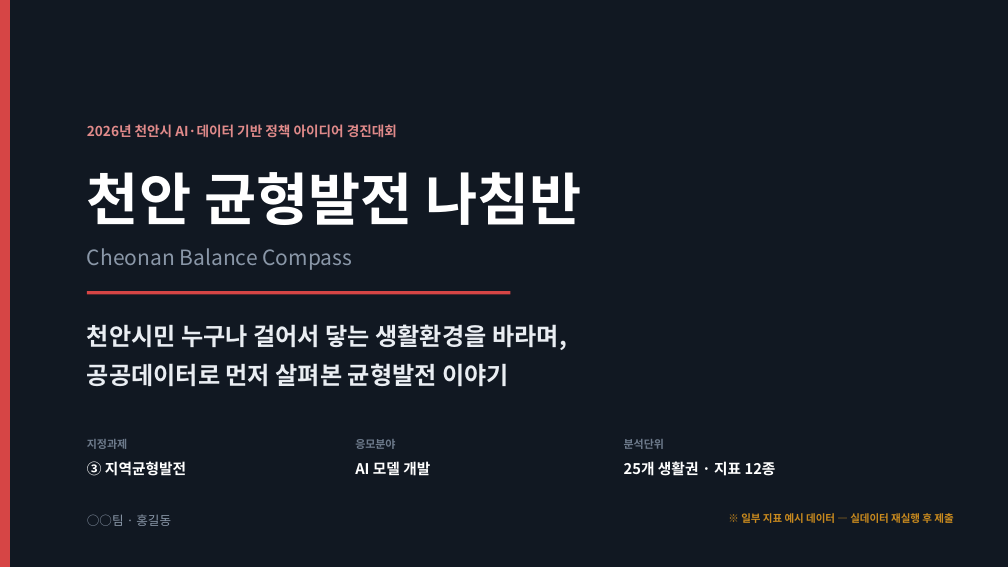
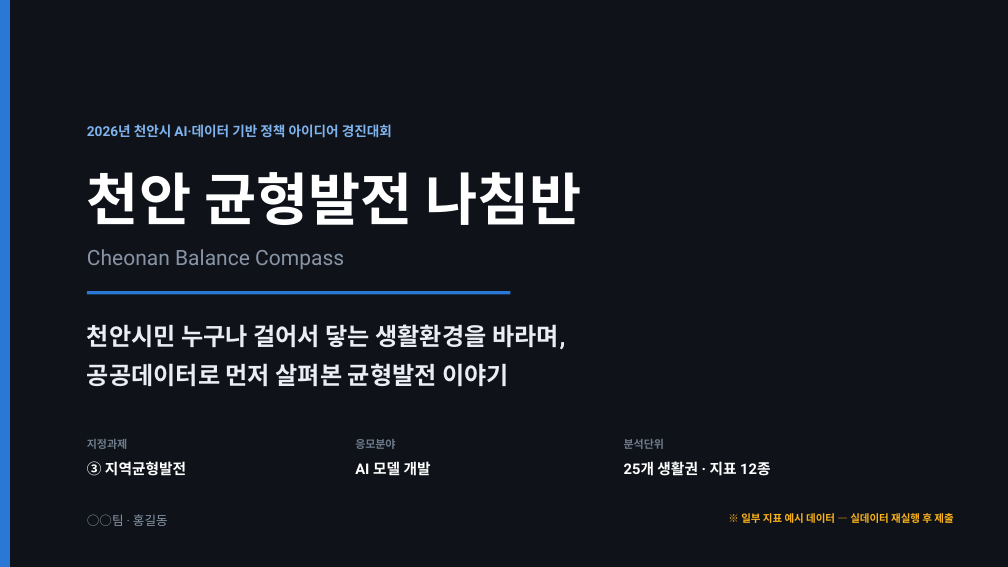
Before and after one commit to BioCode67/2026-AI-, a slide deck: slide 1 of deliverables/기획서_천안균형발전나침반_CBC.pptx. Drawn at 1008x567 pixels with LibreOffice and Linux fonts; fonts in the diff are those of the drawing. Boxes give left, top, right and bottom in pixels: in the first picture for what was removed or moved away, otherwise in the second. Text is boxed around its words. In the diff, an @@ line names an element or a change of style, - is before the commit and + after.

```diff
--- a/deliverables/기획서_천안균형발전나침반_CBC.pptx
+++ b/deliverables/기획서_천안균형발전나침반_CBC.pptx
@@ rectangle at (x1=0, y1=0, x2=1008, y2=567): fill #111822 to #0F1319 @@
@@ rectangle at (x1=0, y1=0, x2=10, y2=567): fill #D64545 to #2A78D6 @@
@@ text "2026년 천안시 AI·데이터 기반 정책 ..." at (x1=87, y1=124, x2=392, y2=138): font Noto Sans CJK KR to Roboto, text colour #E08A8A to #7FB3EE @@
@@ text "Cheonan Balance Compass" at (x1=87, y1=249, x2=344, y2=269): font Noto Sans CJK KR to Roboto, text colour #8A97A8 to #8894A6 @@
@@ rectangle at (x1=87, y1=291, x2=510, y2=294): fill #D64545 to #2A78D6 @@
@@ text "천안시민 누구나 걸어서 닿는 생활환경을 ..." at (x1=87, y1=324, x2=565, y2=386): font Noto Sans CJK KR to Roboto, text colour #E9EDF2 to #EAEEF4 @@
@@ font Noto Sans CJK KR to Roboto in 3 elements at (x1=355, y1=461, x2=431, y2=476), (x1=624, y1=461, x2=770, y2=476), (x1=87, y1=514, x2=168, y2=526) @@
@@ text "※ 일부 지표 예시 데이터 ..." at (x1=741, y1=513, x2=953, y2=523): font Noto Sans CJK KR to Roboto, text colour #C98A1E to #FAB219 @@
```
Also in this commit, not shown: 20 other slides changed, 13 other files.
